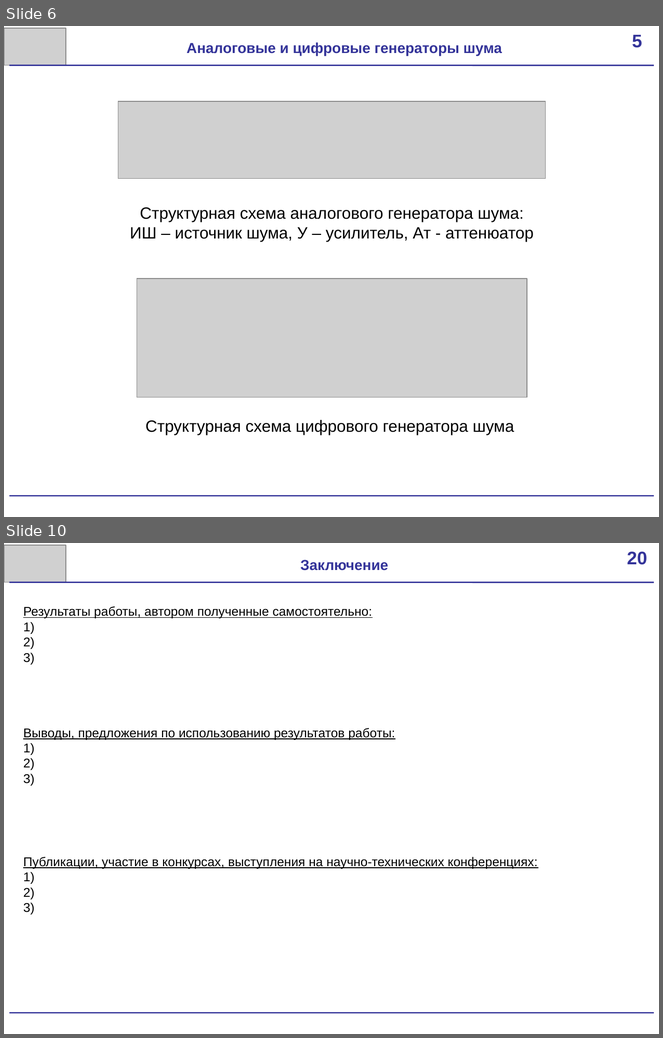
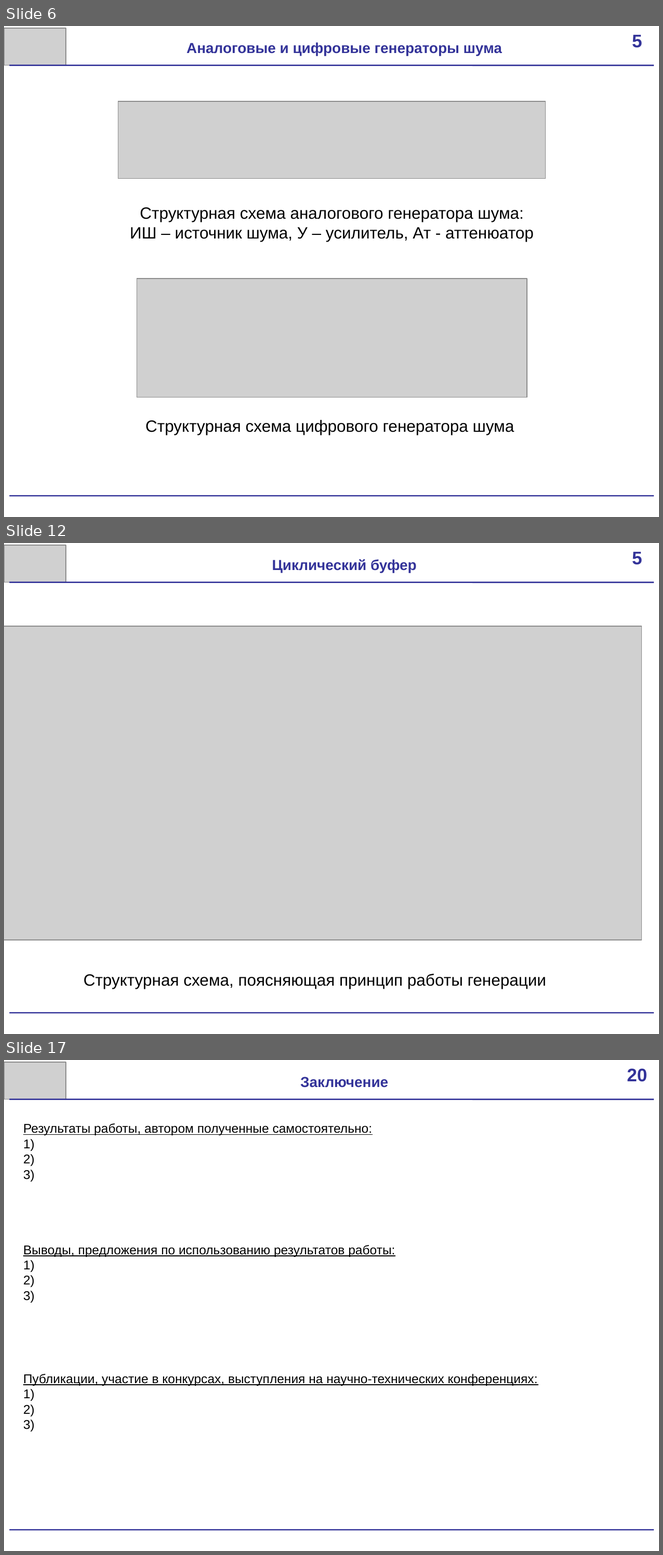
Before and after one commit to scorpion-afi/oscilator, a slide deck: documentation/Presentation.pptx. Shown one above the other, each under a label of ours: slides 6 and 10 before the commit, slides 6, 12 and 17 after it; the slides between them are not shown. The pictures are 663x1038 and 663x1555 pixels, drawn with LibreOffice and Linux fonts; fonts in the diff are those of the drawing; grey boxes stand for pictures. Boxes give left, top, right and bottom in pixels: in the first picture for what was removed or moved away, otherwise in the second. Text is boxed around its words. In the diff, an @@ line names an element or a change of style, - is before the commit and + after.

```diff
--- a/documentation/Presentation.pptx
+++ b/documentation/Presentation.pptx
@@ slide 12 added at box(4, 543, 659, 1034), background #FFFFFF @@
@@ picture added at box(4, 545, 65, 583) @@
@@ rectangle added at box(616, 543, 659, 580), fill #FFFFFF, 20 pt, text #333399, bold @@
+5
@@ text added at box(272, 559, 417, 573), 16 pt, text #333399, bold @@
+Циклический буфер
@@ line added from (9, 583) to (654, 583), #333399 1.5 pt @@
@@ picture added at box(4, 626, 642, 940) @@
@@ text added at box(84, 974, 546, 989), 18 pt, text #000000 @@
+Структурная схема, поясняющая принцип работы генерации
@@ line added from (9, 1014) to (654, 1014), #333399 1.5 pt @@
@@ what was slide 10 is now slide 17 @@
```
Also in this commit, not shown: 2 slides changed, 7 other slides added, 1 slide removed, 2 other files.
